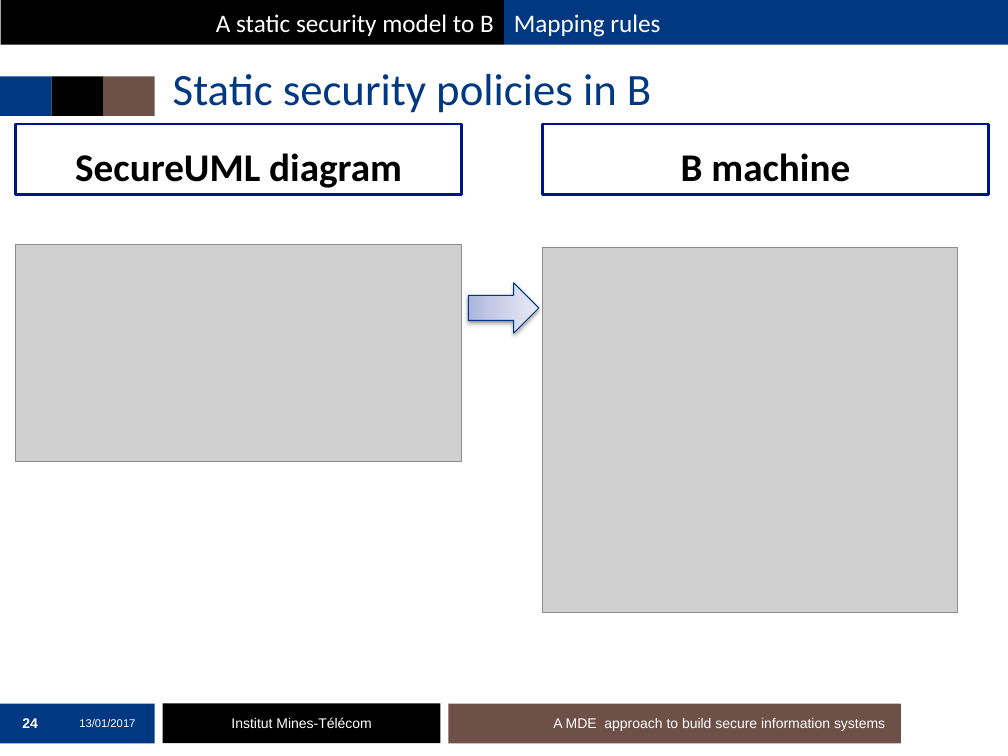
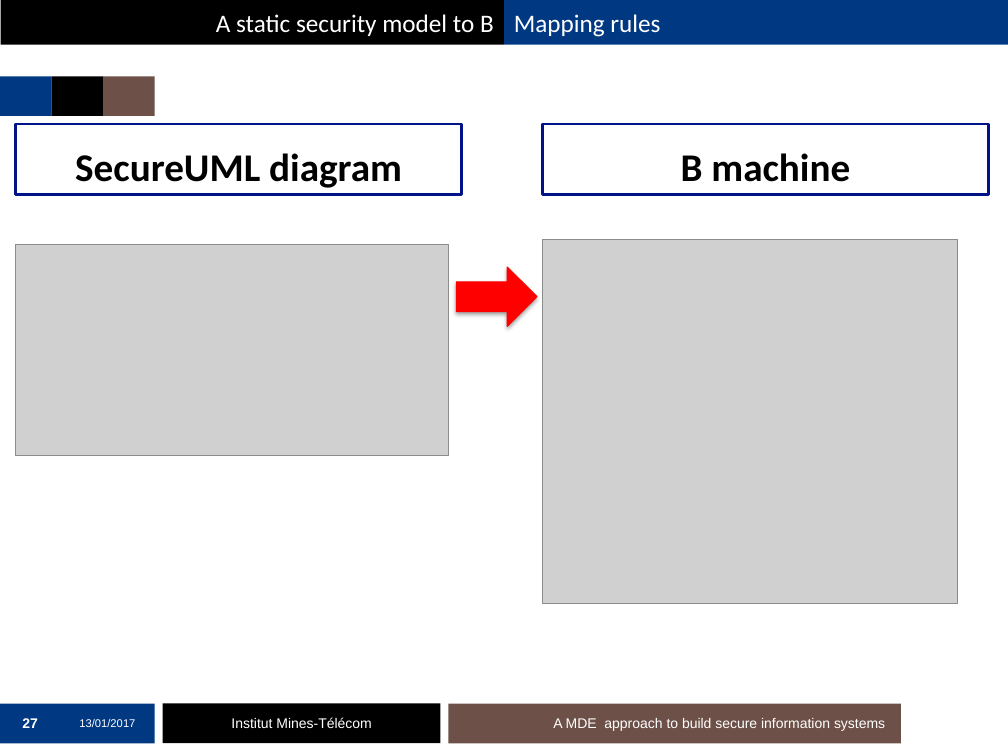
Before and after one commit to mai-ng/phdDefense, a slide deck: slide 27 of slides/presentation-defense.pptx (slide 24 before the commit). Drawn at 1008x756 pixels with LibreOffice and Linux fonts; fonts in the diff are those of the drawing; grey boxes stand for pictures; background and template pictures are left out. Boxes give left, top, right and bottom in pixels: in the first picture for what was removed or moved away, otherwise in the second. Text is boxed around its words. In the diff, an @@ line names an element or a change of style, - is before the commit and + after.

```diff
--- a/slides/presentation-defense.pptx
+++ b/slides/presentation-defense.pptx
@@ text removed at (173,74,651,113) @@
-Static security policies in B
@@ picture: place and size @@
-picture at (542,247,958,612)
+picture at (542,239,958,604)
@@ picture: place and size @@
-picture at (16,244,462,461)
+picture at (16,244,449,455)
@@ right arrow added at (457,267,537,327), fill #FF0000, outline #FF0000 0.75 pt @@
@@ up arrow removed at (469,283,539,334) @@
@@ page number at (22,718,38,728): text changed @@
-24
+27
```
Also in this commit, not shown: 26 other slides changed, 3 slides added.
